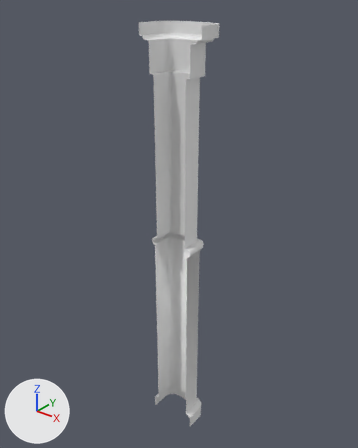
One commit to the FBX model HoodwinkProject/Assets/_Hoodwink/Models/Environment/env_b_piller.fbx: the scene before it, then after it.
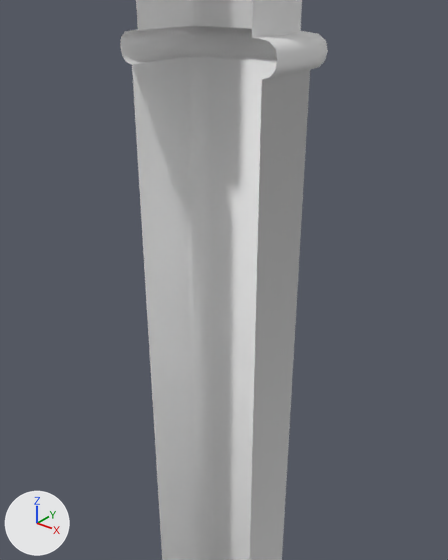
Each version is shown whole from a camera (50 mm lens) standing at (2.4, -2.93, 4.01) and looking at (-0.09, 0.17, 2.09), then close up from a camera (50 mm lens) standing at (0.9, -1.06, 2.11) and looking at (0.08, -0.04, 1.48). Every picture has the same lights, and +X, +Y and +Z are marked at lower left. Where no turn or scale is listed for an object, it has been applied to the vertices.

Objects in the first close-up: 'env_b_piller'.
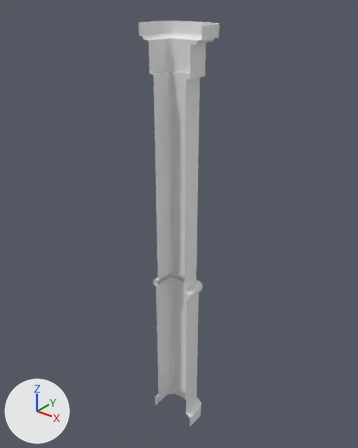
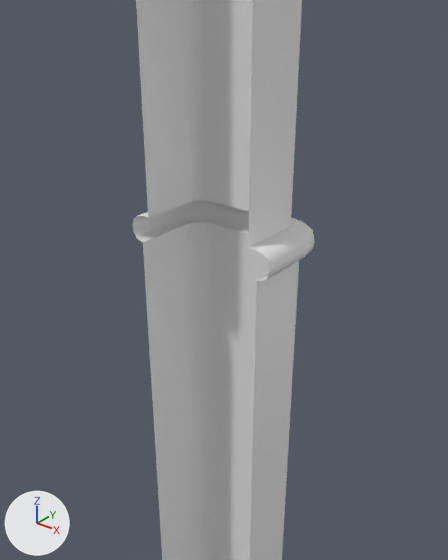
Boxes (x1, y1, x2, y2) around the edits, measured in the close-ups (448 x 560 px):
'env_b_piller', reshaped
    before: (120, 0, 328, 560)
    after: (132, 0, 315, 560)

The change in detail:
me_plane_025 has 252 vertices, 220 faces and spans x -0.29..0.29, y -0.05..0.27, z 0.0..3.75.
me_plane_025 is used by ob_env_b_piller; location (0.0, 0.0, 0.0).
me_plane_025 part 1: all 108 vertices in x -0.21..0.21, y -0.05..0.2, z 1.94..2.01 are moved by (0.0, 0.0, -0.43).
